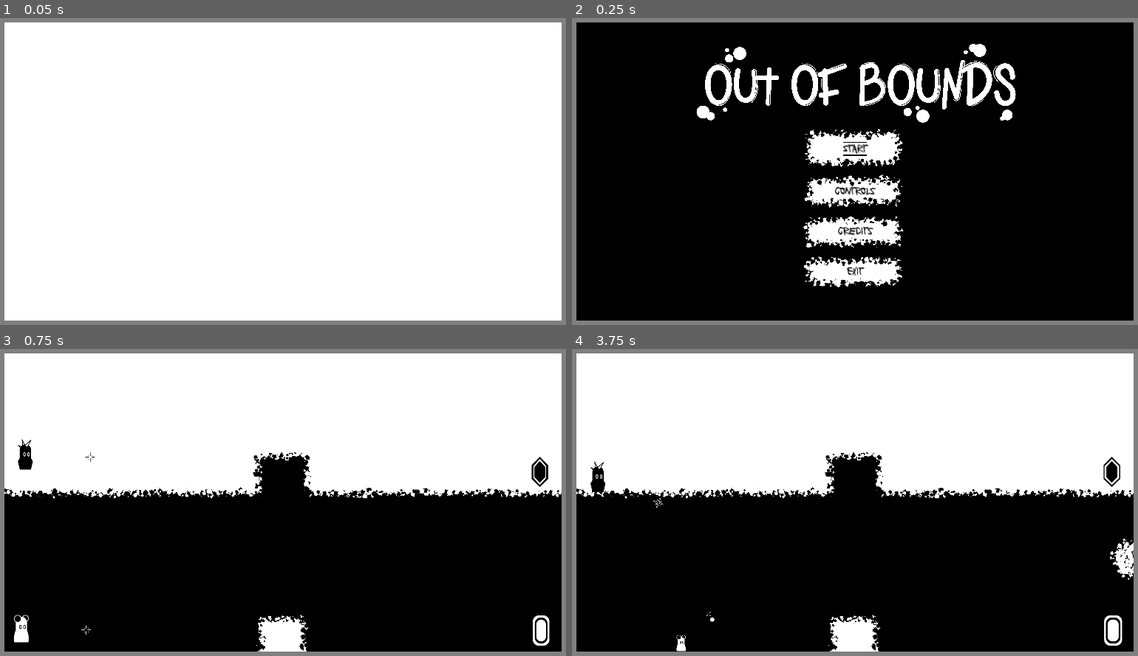
Above: before the commit, frames 1-4 (two rows, left to right).
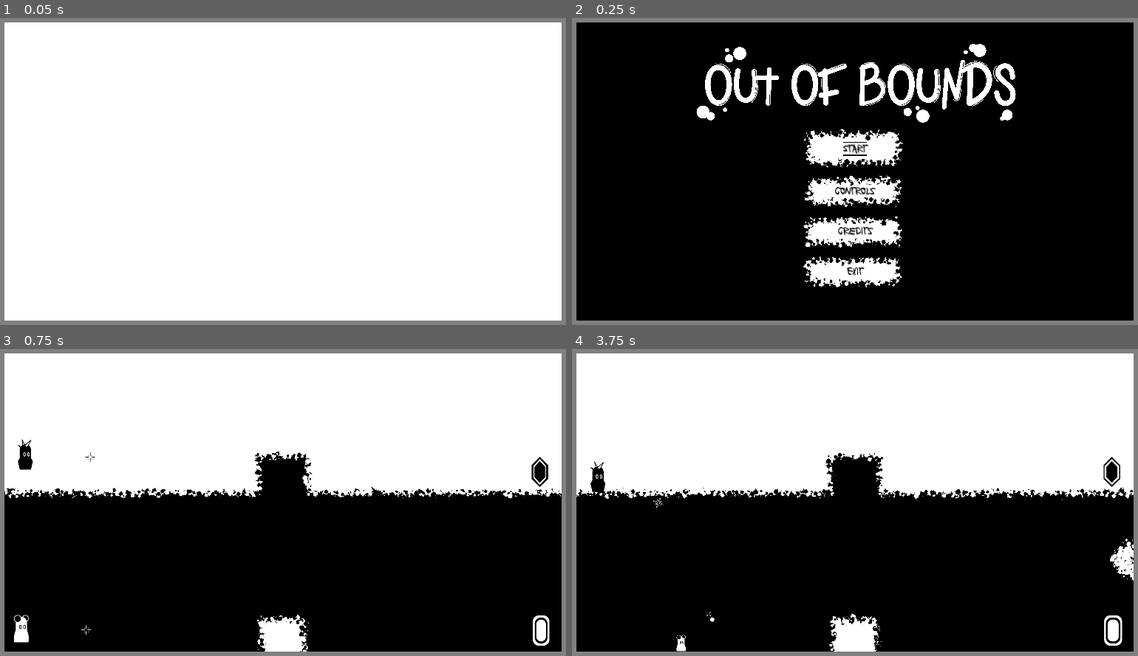
Above: after the commit, the same moments.

Repository: RobotRamen/margin
Game: Godot game, scene res://theme/empty.tscn
Same seed, same stepped clock (60 frames per second), same inputs: the game is played once before the commit and once after it.
Inputs (mouse positions are in pixels of both pictures, inside the frame that each line leads up to):
- Up to frame 1 (0.05 s): no input
- Up to frame 2 (0.25 s): no input
- Up to frame 3 (0.75 s): click "Start" at 0.5 s
- Up to frame 4 (3.75 s): move the mouse to (985, 487) at 1.27 s; hold D (right_0) 1.28-2.78 s; tap Ctrl (restore_0) at 1.35, 2.85 s; click (985, 487) at 1.42 s; tap Space (jump_0) at 1.52, 2.27 s; move the mouse to (736, 517) at 2.02 s; tap E (switch) at 2.1, 3.6 s; move the mouse to (911, 428) at 2.77 s; hold A (left_0) 2.78-3.53 s; move the mouse to (826, 570) at 3.52 s; hold D (right_0) from 3.53 s (still down); click (826, 570) at 3.67 s

Frame 1 is identical in both runs. In frame 2, 1.4% of the frame differs, in the area x 40-59%, y 36-88%; in frame 3, 1.8%; in frame 4, 2.0%, in the area x 0-100%, y 33-99%.

Commit message:
added jitter effter

Diff:
--- a/controls.tscn
+++ b/controls.tscn
@@ -57,6 +57,7 @@
 Switch character - E"
 
 [node name="Label" type="Label" parent="Label"]
+layout_mode = 0
 offset_left = 472.0
 offset_right = 888.0
 offset_bottom = 265.0
@@ -67,6 +68,7 @@
 Switch character - Y"
 
 [node name="Label" type="Label" parent="Label/Label"]
+layout_mode = 0
 offset_left = -472.0
 offset_top = -225.0
 offset_right = 428.0
--- a/pixeller.gd
+++ b/pixeller.gd
@@ -19,3 +19,9 @@
 						side_sprite.z_index = randi_range(-1,1)
 				new_pixel.rotate(deg_to_rad(randf_range(0., 360.)))
 				new_pixel.set_meta("colour", 1)
+
+
+func _on_timer_timeout():
+	for pix in get_children():
+		if pix is Node2D:
+			pix.rotation += 0.1
--- a/pixeller.tscn
+++ b/pixeller.tscn
@@ -4,3 +4,9 @@
 
 [node name="pixeller" type="Node2D"]
 script = ExtResource("1_gqb6u")
+
+[node name="Timer" type="Timer" parent="."]
+wait_time = 0.1
+autostart = true
+
+[connection signal="timeout" from="Timer" to="." method="_on_timer_timeout"]
